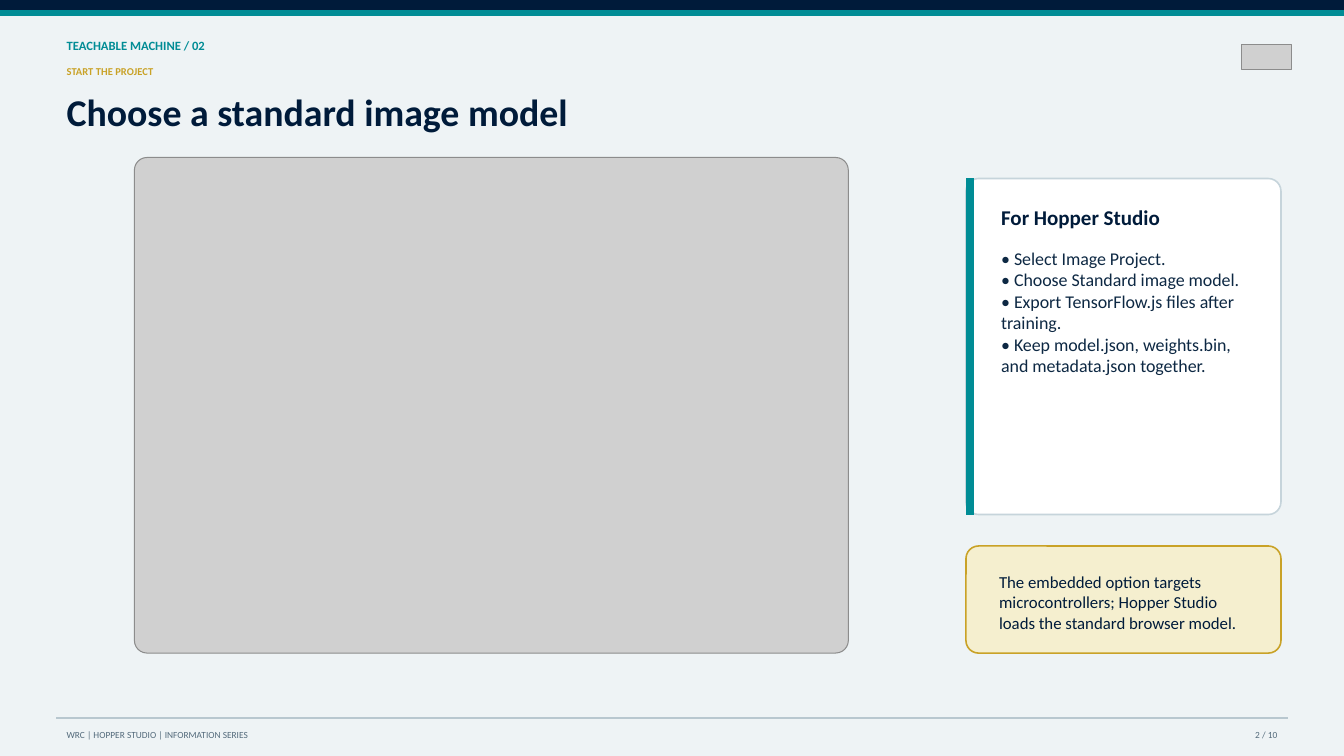
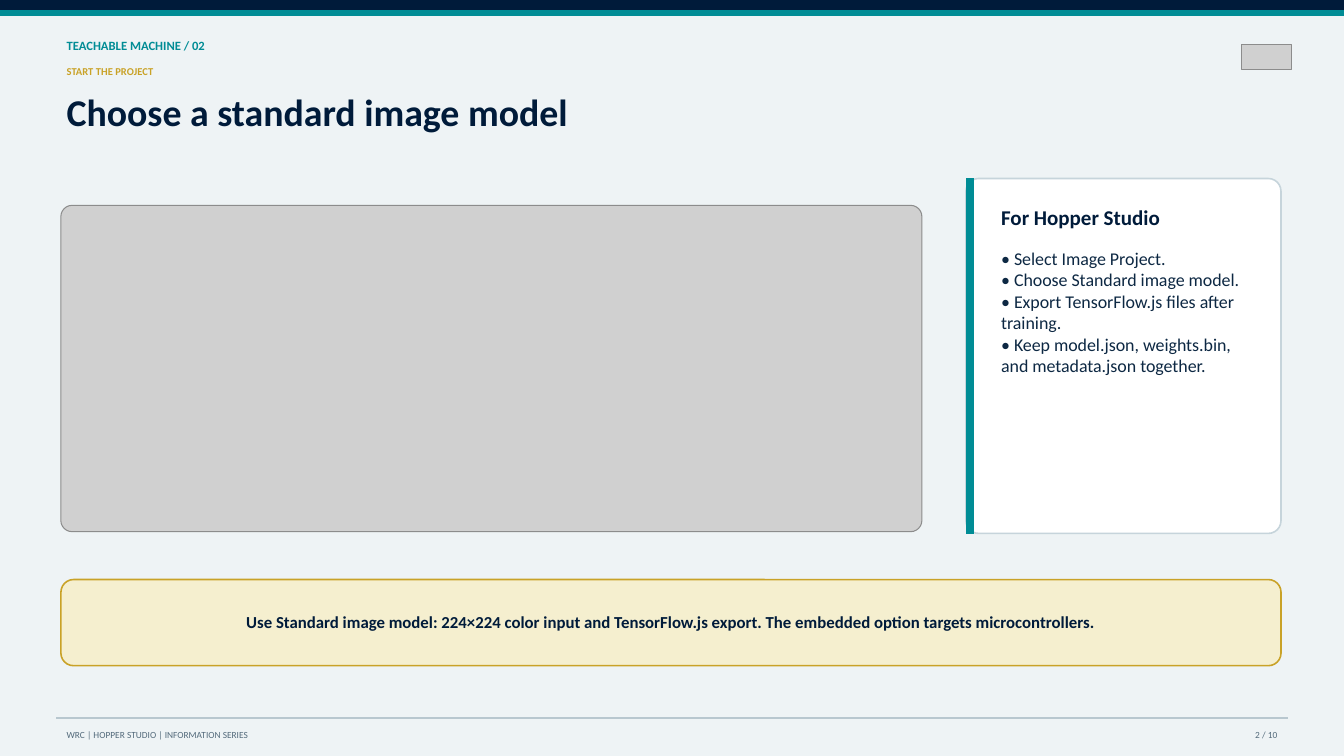
Before and after one commit to ender18g/hopper_drone, a slide deck: slide 2 of information-source-decks/07-teachable-machine-models.pptx. Drawn at 1344x756 pixels with LibreOffice and Linux fonts; fonts in the diff are those of the drawing; grey boxes stand for pictures. Boxes give left, top, right and bottom in pixels: in the first picture for what was removed or moved away, otherwise in the second. Text is boxed around its words. In the diff, an @@ line names an element or a change of style, - is before the commit and + after.

Commit message:
updated slides

```diff
--- a/information-source-decks/07-teachable-machine-models.pptx
+++ b/information-source-decks/07-teachable-machine-models.pptx
@@ rounded rectangle: place and size @@
-rounded rectangle at box(966, 178, 1280, 514)
+rounded rectangle at box(966, 178, 1280, 533)
@@ rectangle: place and size @@
-rectangle at box(966, 178, 973, 514)
+rectangle at box(966, 178, 973, 533)
@@ picture: place and size @@
-picture at box(134, 157, 848, 653)
+picture at box(60, 206, 922, 532)
@@ rounded rectangle: place and size @@
-rounded rectangle at box(966, 546, 1280, 653)
+rounded rectangle at box(60, 580, 1280, 665)
@@ rounded rectangle at box(60, 580, 1280, 665): proportions changed @@
@@ text at box(246, 616, 1095, 631): text changed; bold on @@
-The embedded option targets microcontrollers; Hopper Studio loads the standard browser model.
+Use Standard image model: 224×224 color input and TensorFlow.js export. The embedded option targets microcontrollers.
```
Also in this commit, not shown: 3 other slides changed, 1 slide added, 1 slide removed, 16 other files.
